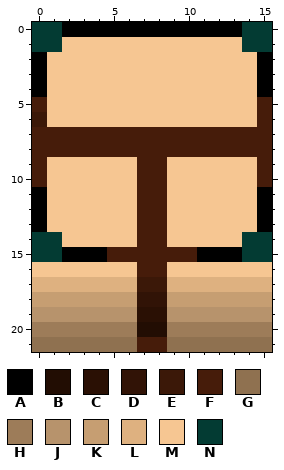
Two versions of one pixel-art sprite, HermanElectro-master/Graphics3D/concretewallconductivet1.png. Above: the version before the commit.
The file is 16x22 pixels. Colours within 5 levels of each other are drawn and written as one.
Palette (. is transparent): A #000000  B #220d03  C #2a1004  D #311306  E #3b1808  F #461c0a  G #8f7150  H #9d7c59  J #b7936c  K #c69e72  L #deb180  M #f6c692  N #033b33
Pixels before, first column x 0:
 0 NNAAAAAAAAAAAANN
 1 NNMMMMMMMMMMMMNN
 2 AMMMMMMMMMMMMMMA
 3 AMMMMMMMMMMMMMMA
 4 AMMMMMMMMMMMMMMA
 5 FMMMMMMMMMMMMMMF
 6 EMMMMMMMMMMMMMMF
 7 FFFFFFFFFFFFFFFF
 8 FFFFFFFFFFFFFFFF
 9 FMMMMMMFFMMMMMMF
10 FMMMMMMFFMMMMMMF
11 AMMMMMMFFMMMMMMA
12 AMMMMMMFFMMMMMMA
13 AMMMMMMFFMMMMMMA
14 NNMMMMMFFMMMMMNN
15 NNAAAFFFFFFAAANN
16 MMMMMMMFFMMMMMMM
17 LLLLLLLEELLLLLLL
18 KKKKKKKDDKKKKKKK
19 JJJJJJJCCJJJJJJJ
20 HHHHHHHBBHHHHHHH
21 GGGGGGGFFGGGGGGG
Once edited:
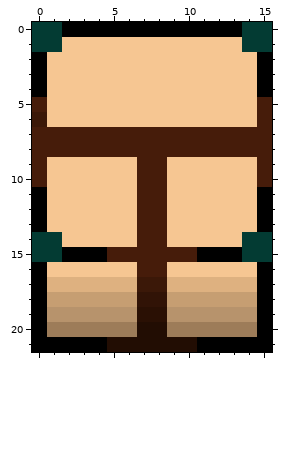
Change:
y 16: x 0 M -> A; x 15 M -> A
y 17: x 0 L -> A; x 15 L -> A
y 18: x 0 K -> A; x 15 K -> A
y 19: x 0 J -> A; x 15 J -> A
y 20: x 0 H -> A; x 15 H -> A
y 21: x 0..15 GGGGGGGFFGGGGGGG -> AAAAABBBBBBAAAAA
Pixel boxes of the changes (left, top, right, bottom) in both pictures:
changed: (32, 262, 272, 352)
